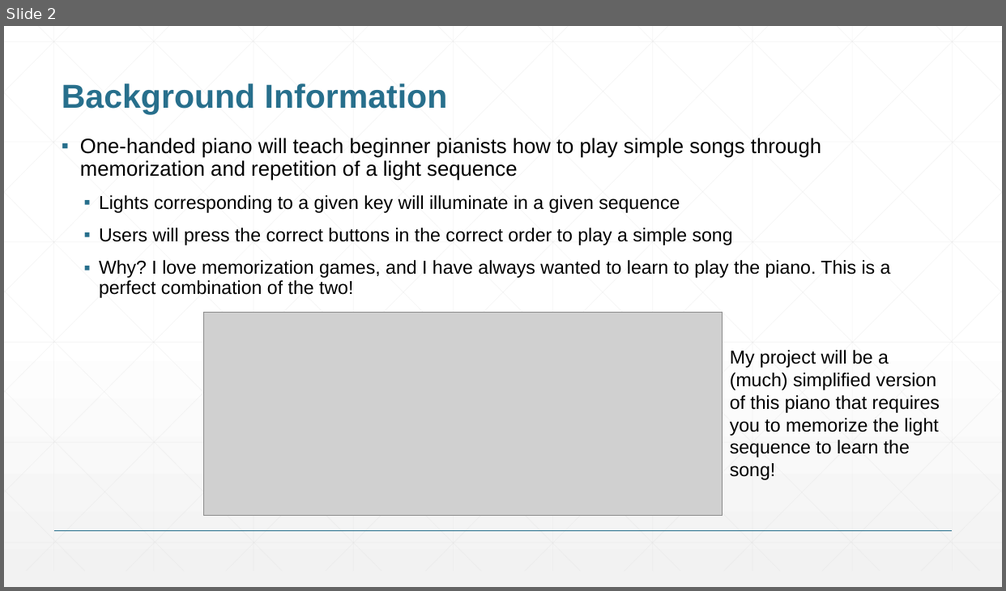
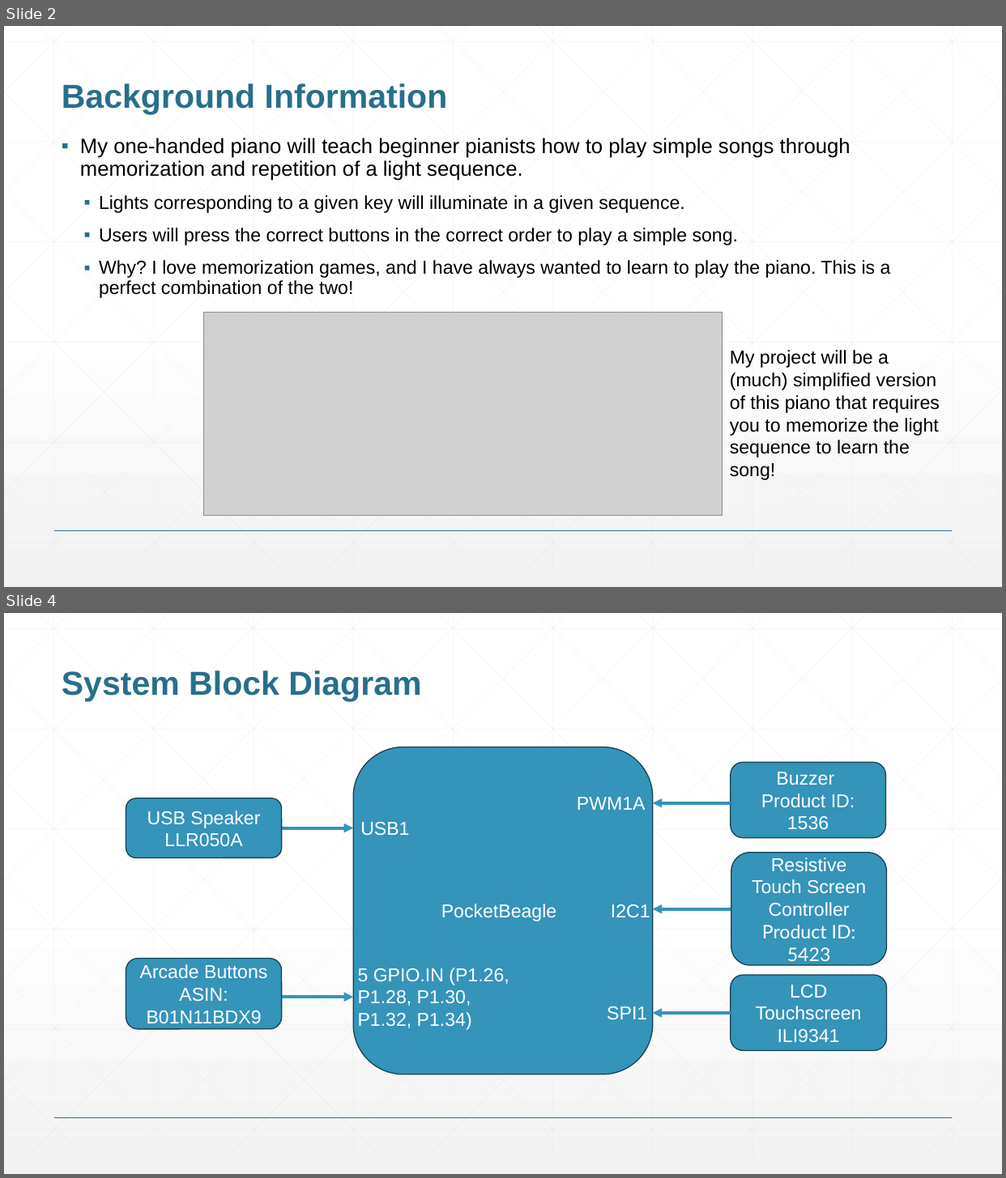
Before and after one commit to svm4/ENGI301, a slide deck: project_01/docs/McGill_ENGI301_project_01_proposal.pptx. Shown one above the other, each under a label of ours: slide 2 before the commit, slides 2 and 4 after it; the slides between them are not shown. The pictures are 1006x591 and 1006x1178 pixels, drawn with LibreOffice and Linux fonts; fonts in the diff are those of the drawing; grey boxes stand for pictures. Boxes give left, top, right and bottom in pixels: in the first picture for what was removed or moved away, otherwise in the second. Text is boxed around its words. In the diff, an @@ line names an element or a change of style, - is before the commit and + after.

```diff
--- a/project_01/docs/McGill_ENGI301_project_01_proposal.pptx
+++ b/project_01/docs/McGill_ENGI301_project_01_proposal.pptx
@@ slide 4 added at box(4, 613, 1002, 1174), background gradient #FFFFFF to #F2F2F2; not listed: 47 template elements that a slide beside it also shows @@
@@ title added at box(62, 671, 421, 702), 32 pt, text #276F8B, bold @@
+System Block Diagram
@@ rounded rectangle added at box(354, 747, 653, 1075), fill #3494BA, outline #174152 1 pt @@
@@ rounded rectangle added at box(731, 762, 886, 837), fill #3494BA, outline #174152 1 pt, 18 pt, text #FFFFFF @@
+Buzzer
+Product ID: 1536
@@ rounded rectangle added at box(126, 798, 282, 858), fill #3494BA, outline #174152 1 pt, 18 pt, text #FFFFFF @@
+USB Speaker
+LLR050A
@@ text added at box(577, 797, 646, 810), 18 pt, text #FFFFFF @@
+PWM1A
@@ arrow added from (731, 803) to (653, 803), #3494BA 3 pt @@
@@ arrow added from (275, 828) to (354, 828), #3494BA 3 pt @@
@@ text added at box(360, 822, 409, 836), 18 pt, text #FFFFFF @@
+USB1
@@ rounded rectangle added at box(731, 853, 887, 965), fill #3494BA, outline #174152 1 pt, 18 pt, text #FFFFFF @@
+Resistive Touch Screen Controller
+Product ID: 5423
@@ text added at box(441, 904, 556, 922), 18 pt, text #FFFFFF @@
+PocketBeagle
@@ text added at box(611, 905, 650, 918), 18 pt, text #FFFFFF @@
+I2C1
@@ arrow added from (731, 909) to (653, 909), #3494BA 3 pt @@
@@ rounded rectangle added at box(126, 959, 282, 1030), fill #3494BA, outline #174152 1 pt, 18 pt, text #FFFFFF @@
+Arcade Buttons
+ASIN: B01N11BDX9
@@ text added at box(358, 968, 509, 1030), 18 pt, text #FFFFFF @@
+5 GPIO.IN (P1.26, P1.28, P1.30, P1.32, P1.34)
@@ rounded rectangle added at box(731, 975, 888, 1051), fill #3494BA, outline #174152 1 pt, 18 pt, text #FFFFFF @@
+LCD Touchscreen
+ILI9341
@@ arrow added from (275, 997) to (354, 997), #3494BA 3 pt @@
@@ text added at box(607, 1007, 647, 1020), 18 pt, text #FFFFFF @@
+SPI1
@@ arrow added from (731, 1013) to (653, 1013), #3494BA 3 pt @@
@@ slide 2 changed as well @@
@@ text at box(80, 138, 850, 246): text changed @@
-▪ One-handed piano will teach beginner pianists how to play simple songs through memorization and repetition of a light sequence
-  ▪ Lights corresponding to a given key will illuminate in a given sequence
-  ▪ Users will press the correct buttons in the correct order to play a simple song
+▪ My one-handed piano will teach beginner pianists how to play simple songs through memorization and repetition of a light sequence.
+  ▪ Lights corresponding to a given key will illuminate in a given sequence.
+  ▪ Users will press the correct buttons in the correct order to play a simple song.
```
Also in this commit, not shown: 4 other slides changed, 1 slide removed.
